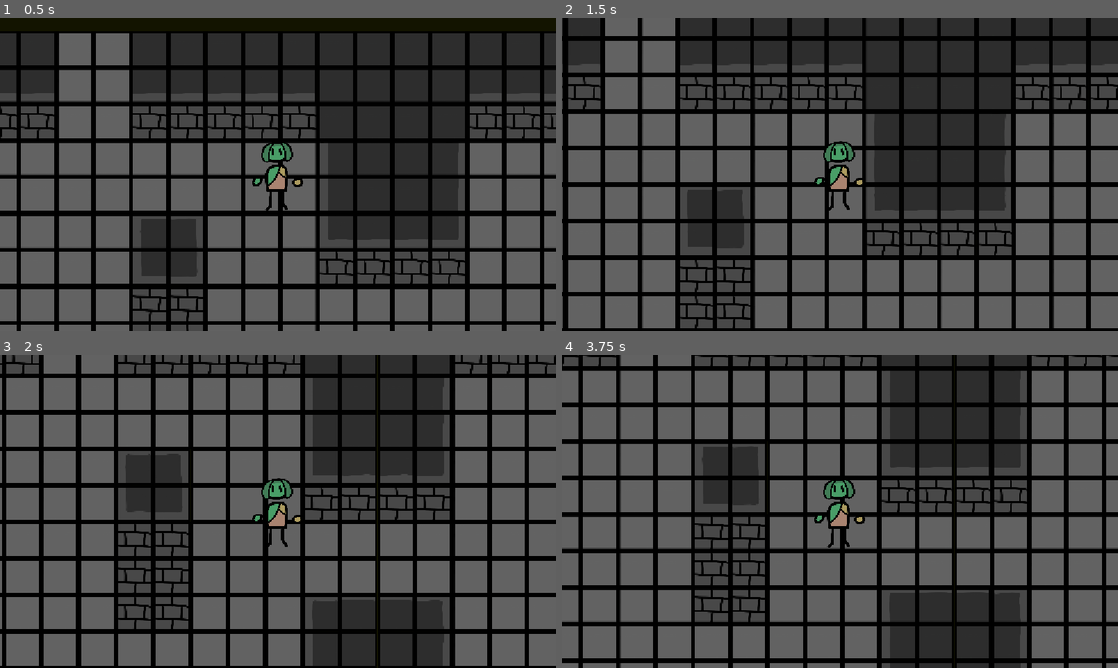
Above: before the commit, frames 1-4 (two rows, left to right).
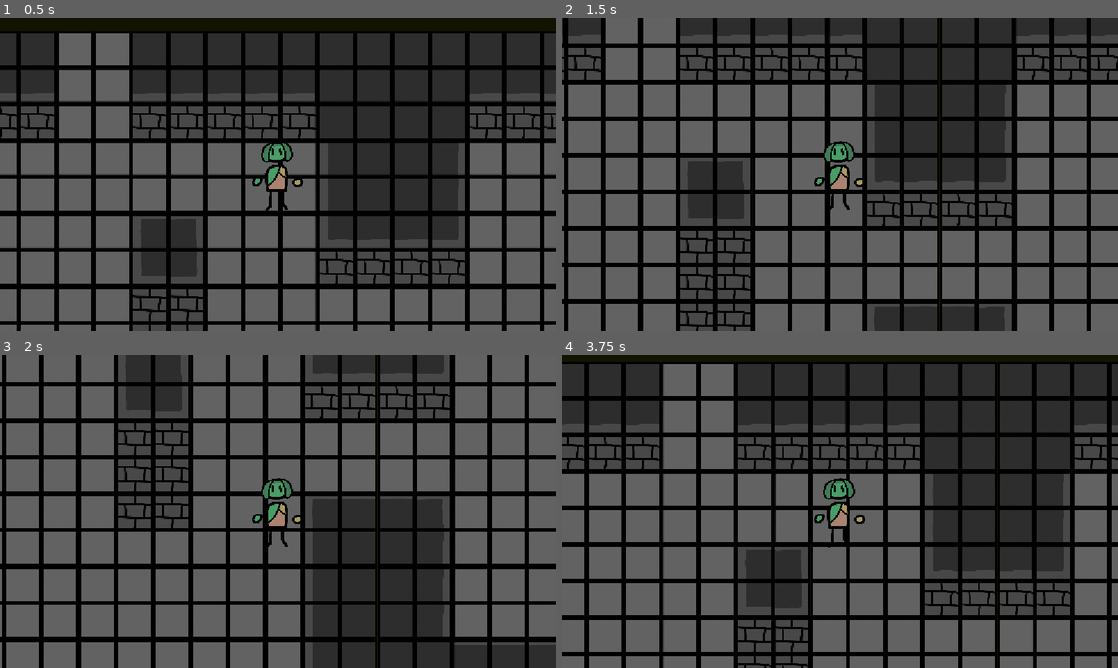
Above: after the commit, the same moments.

Repository: TheSoupIsHere/Game-Jam-Project
Game: Godot game, scene res://Scenes/main.tscn
Two runs of this game, one before a commit and one after it. Both use one fixed random seed, a clock stepped at 60 frames per second and the inputs below.
Inputs:
- Up to frame 1 (0.5 s): no input
- Up to frame 2 (1.5 s): tap Enter at 0.5 s; hold D (ui_right) 0.53-1.28 s; tap Shift at 0.6, 1.35 s; tap Space at 1.25 s; hold S (ui_down) from 1.28 s (still down)
- Up to frame 3 (2 s): keep holding S (ui_down)
- Up to frame 4 (3.75 s): release S (ui_down) at 2.03 s; hold D (ui_right) 2.03-2.78 s; tap Shift at 2.1, 2.85, 3.6 s; tap Enter at 2.75 s; hold W (ui_up) 2.78-3.53 s; hold A (ui_left) from 3.53 s (still down)

Frame 1 is identical in both runs. In frame 2, 38% of the frame differs, in the area x 0-100%, y 0-100%; in frame 3, 43%; in frame 4, 69%.

Commit message:
more commits

Diff:
--- a/Scenes/room_template.tscn
+++ b/Scenes/room_template.tscn
@@ -97,7 +97,7 @@
 tile_set = SubResource("TileSet_plsnm")
 
 [node name="CollisionPolygon2D2" type="CollisionPolygon2D" parent="fourWayRoom2" unique_id=59025946]
-polygon = PackedVector2Array(-36, -7, -3, 1523, 511, 1519, 515, 764, 1745, 759, 1778, 723, 1802, 692, 1825, -7)
+polygon = PackedVector2Array(-36, -7, -3, 1523, 511, 1519, 515, 764, 1807, 751, 1825, -7)
 
 [node name="CollisionPolygon2D4" type="CollisionPolygon2D" parent="fourWayRoom2" unique_id=196569233]
 position = Vector2(4105, 0)
@@ -132,7 +132,7 @@
 texture = ExtResource("5_duqpj")
 
 [node name="CollisionShape2D" type="CollisionShape2D" parent="Player (temporary)" unique_id=1576692191]
-position = Vector2(3, 14)
+position = Vector2(9, 5)
 scale = Vector2(0.28, 0.28)
 shape = SubResource("CapsuleShape2D_jva71")
 script = ExtResource("4_8pf38")
--- a/Scripts/movement.gd
+++ b/Scripts/movement.gd
@@ -3,12 +3,19 @@
 var base_speed : int = 1000
 var shift : bool = false
 var timer = 0
+var boost_active : bool = false
 var cooldown = false
 
 func _physics_process(delta):
 
 	var input_dir = Input.get_vector("ui_left", "ui_right", "ui_up", "ui_down")
-	var speed : int = base_speed * (2 if shift == true and not cooldown else 1)
+	var speed : int = base_speed * (2 if boost_active and not cooldown else 1)
+	if boost_active == true:
+		timer += 1
+		if timer > 200:
+			boost_active = false
+			cooldown = true
+			timer = 0
 	if cooldown == true:
 		timer += 1
 		if timer > 2000:
@@ -22,6 +29,7 @@
 	if event is InputEventKey and event.pressed and not event.echo:
 		if event.keycode == KEY_SHIFT:
 			shift = true
-			cooldown = true
+			if not cooldown:
+				boost_active = true
 		else:
 			shift = false
